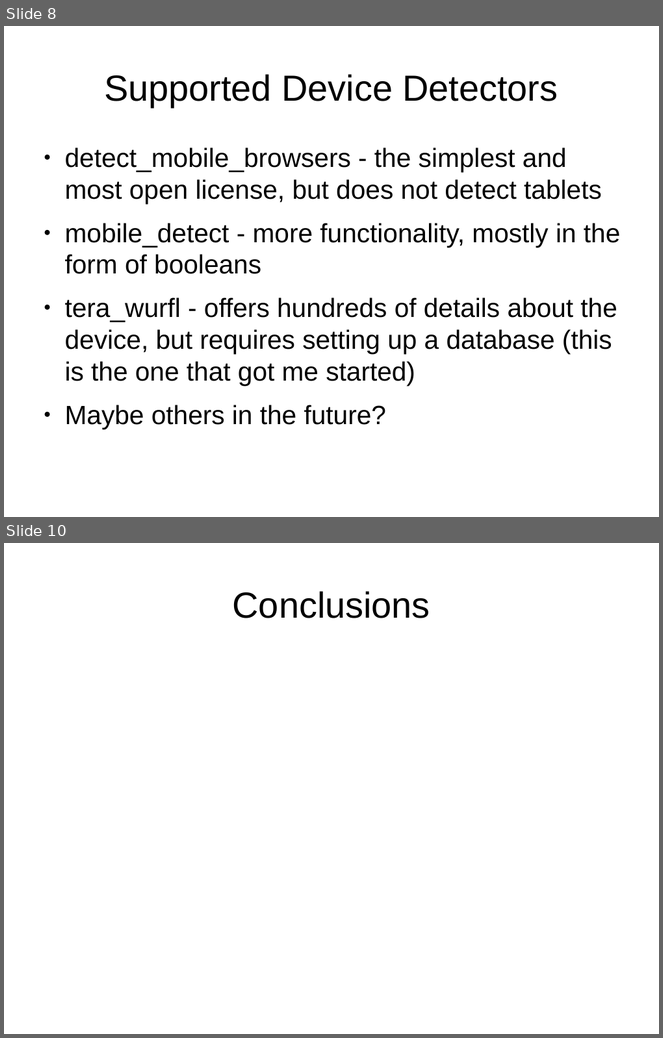
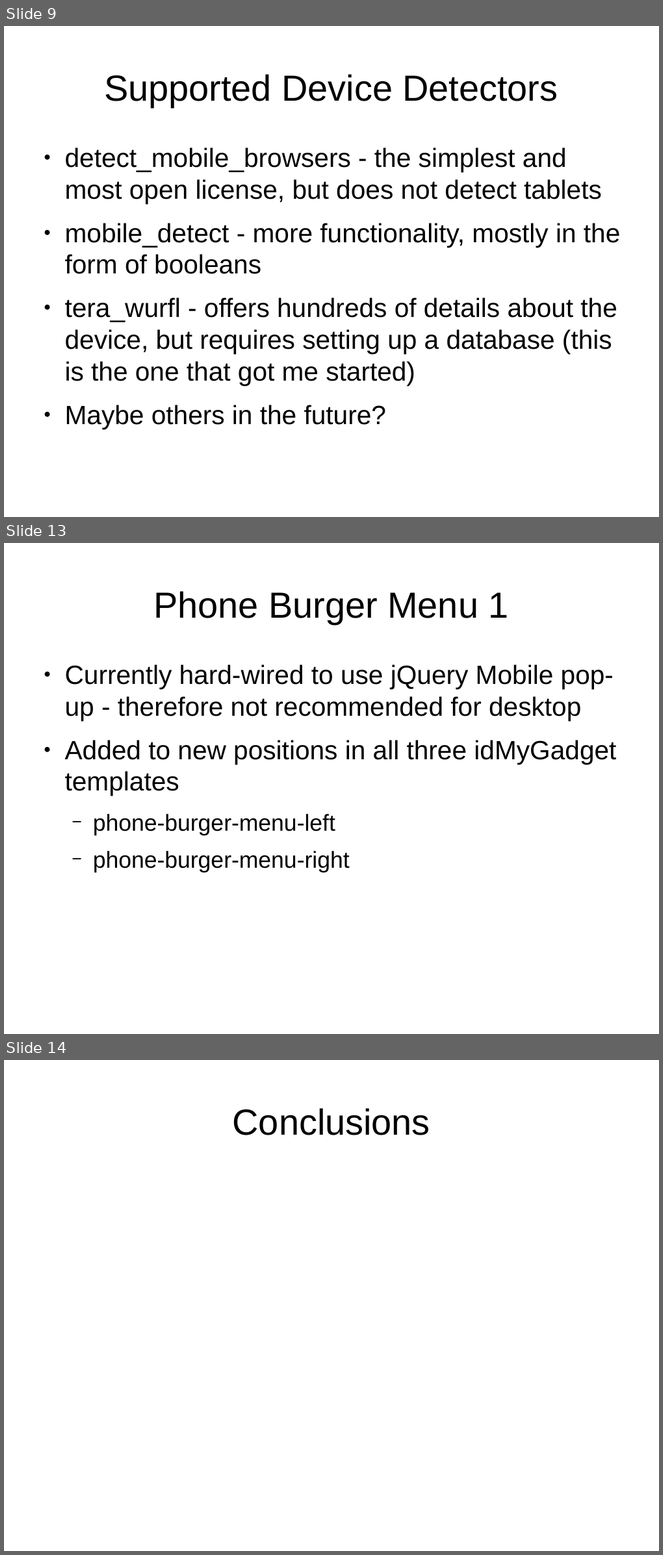
Before and after one commit to tomwhartung/jmws_accoutrements, a slide deck: presentations/2015_09-Joomla/Device_Detection-In_Protostar_and_Beez3.odp. Shown one above the other, each under a label of ours: slides 8 and 10 before the commit, slides 9, 13 and 14 after it; the slides between them are not shown. The pictures are 663x1038 and 663x1555 pixels, drawn with LibreOffice and Linux fonts; fonts in the diff are those of the drawing. Boxes give left, top, right and bottom in pixels: in the first picture for what was removed or moved away, otherwise in the second. Text is boxed around its words. In the diff, an @@ line names an element or a change of style, - is before the commit and + after.

```diff
--- a/presentations/2015_09-Joomla/Device_Detection-In_Protostar_and_Beez3.odp
+++ b/presentations/2015_09-Joomla/Device_Detection-In_Protostar_and_Beez3.odp
@@ slide 13 added at (4,543,659,1034), background #FFFFFF @@
@@ title added at (154,591,509,624), 44 pt, text #000000 @@
+Phone Burger Menu 1
@@ text added at (65,665,616,873), 32 pt, text #000000 @@
+● Currently hard-wired to use jQuery Mobile pop-up - therefore not recommended for desktop
+● Added to new positions in all three idMyGadget templates
+  − phone-burger-menu-left
+  − phone-burger-menu-right
@@ what was slide 8 is now slide 9 @@
@@ what was slide 10 is now slide 14 @@
```
Also in this commit, not shown: 2 slides changed, 4 other slides added.
